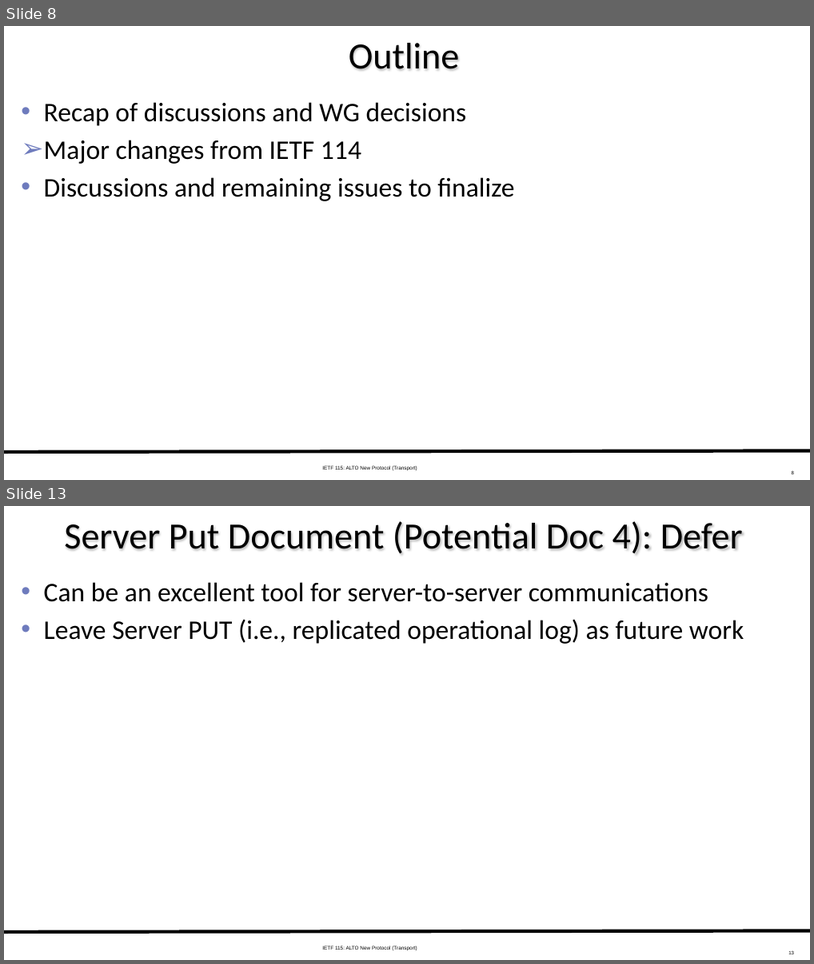
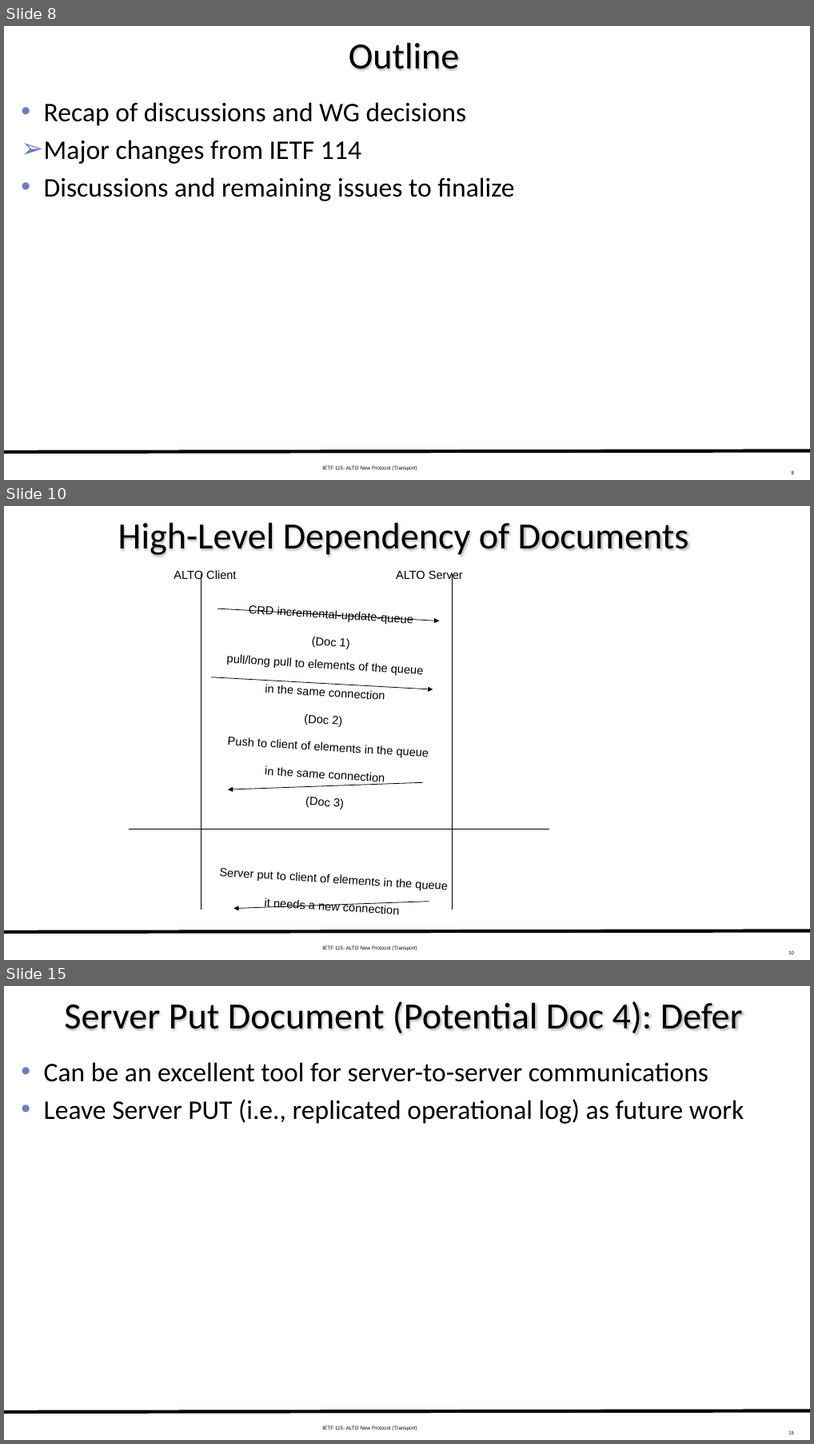
Before and after one commit to ietf-wg-alto/wg-materials, a slide deck: meetings-ietf/ietf-115/slides-115-alto-transport-11-11-working-11-05.pptx. Shown one above the other, each under a label of ours: slides 8 and 13 before the commit, slides 8, 10 and 15 after it; the slides between them are not shown. The pictures are 814x964 and 814x1444 pixels, drawn with LibreOffice and Linux fonts; fonts in the diff are those of the drawing. Boxes give left, top, right and bottom in pixels: in the first picture for what was removed or moved away, otherwise in the second. Text is boxed around its words. In the diff, an @@ line names an element or a change of style, - is before the commit and + after.

```diff
--- a/meetings-ietf/ietf-115/slides-115-alto-transport-11-11-working-11-05.pptx
+++ b/meetings-ietf/ietf-115/slides-115-alto-transport-11-11-working-11-05.pptx
@@ slide 10 added at bbox=[4, 506, 810, 960], background #FFFFFF; not listed: 3 template elements that a slide beside it also shows @@
@@ title added at bbox=[118, 523, 690, 556], 44 pt, text #000000 @@
+High-Level Dependency of Documents
@@ text added at bbox=[174, 570, 236, 582], 24 pt, text #000000 @@
+ALTO Client
@@ line added from (201, 574) to (201, 909), #000000 0.75 pt @@
@@ text added at bbox=[396, 571, 463, 582], 24 pt, text #000000 @@
+ALTO Server
@@ line added from (452, 574) to (452, 909), #000000 0.75 pt @@
@@ arrow added from (218, 608) to (439, 621), #000000 0.75 pt @@
@@ text added at bbox=[249, 605, 414, 649], 24 pt, text #000000 @@
+CRD incremental-update-queue
+(Doc 1)
@@ text added at bbox=[226, 654, 424, 727], 24 pt, text #000000 @@
+pull/long pull to elements of the queue
+in the same connection
+(Doc 2)
@@ arrow added from (211, 677) to (434, 689), #000000 0.75 pt @@
@@ text added at bbox=[227, 736, 393, 809], 24 pt, text #000000 @@
+Push to client of elements in the queue
+in the same connection
+(Doc 3)
@@ arrow added from (423, 783) to (228, 789), #000000 0.75 pt @@
@@ line added from (130, 829) to (550, 829), #000000 0.75 pt @@
@@ text added at bbox=[219, 868, 412, 911], 24 pt, text #000000 @@
+Server put to client of elements in the queue
+it needs a new connection
@@ arrow added from (430, 901) to (234, 908), #000000 0.75 pt @@
@@ what was slide 13 is now slide 15 @@
```
Also in this commit, not shown: 9 slides changed, 1 other slide added, 9 other files.
